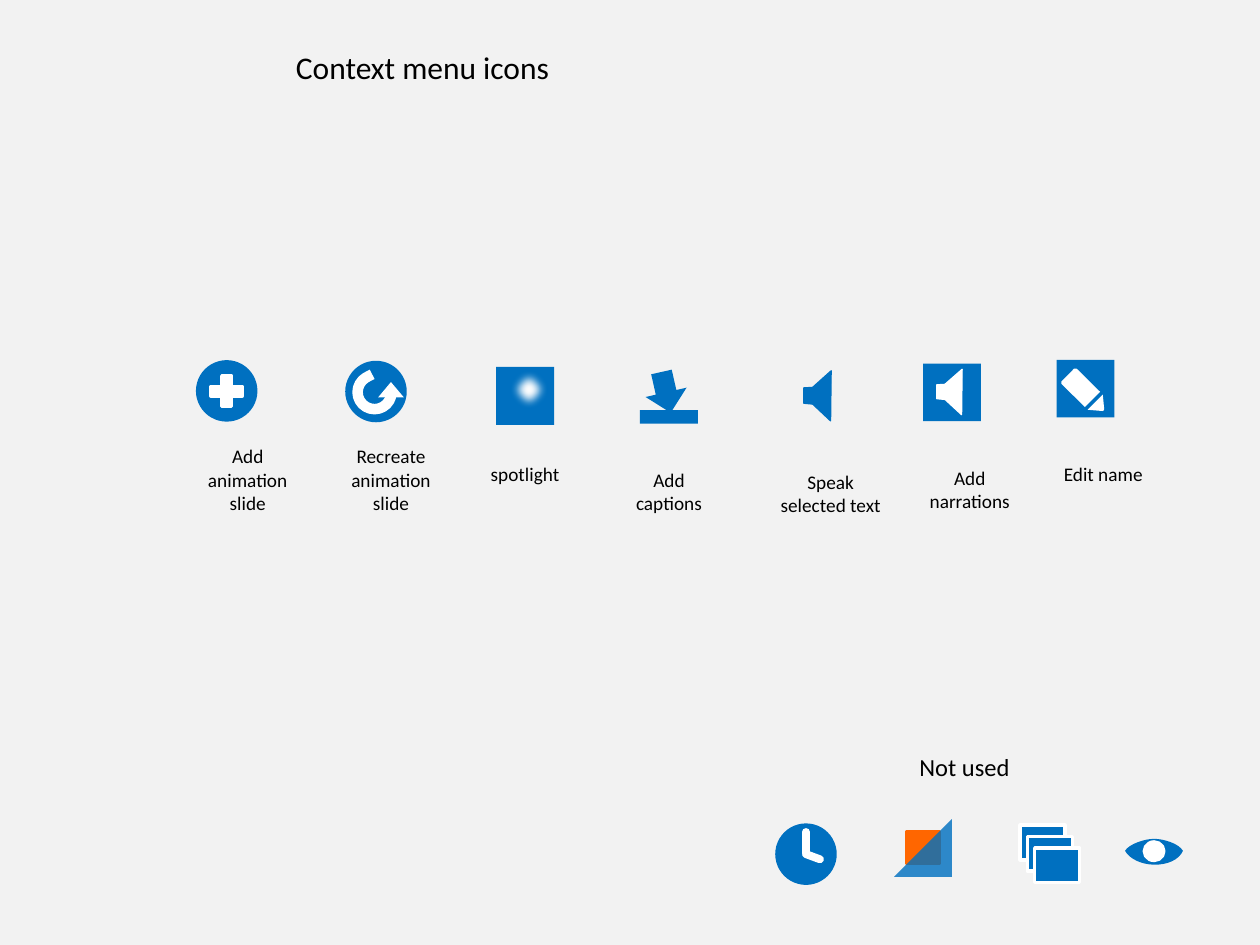
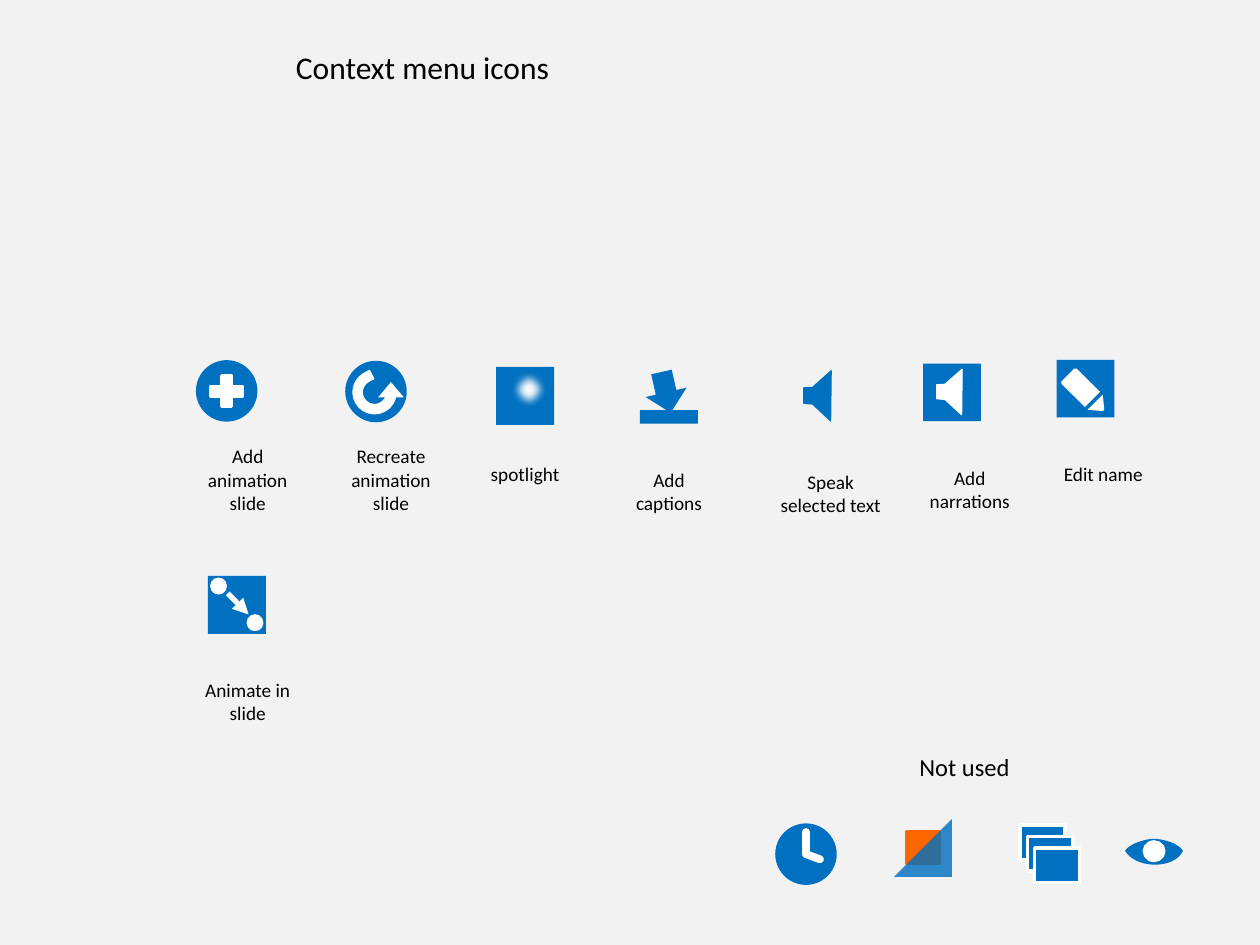
Before and after one commit to PowerPointLabs/PowerPointLabs, a slide deck: slide 2 of doc/Icons.pptx. Drawn at 1260x945 pixels with LibreOffice and Linux fonts; fonts in the diff are those of the drawing. Boxes give left, top, right and bottom in pixels: in the first picture for what was removed or moved away, otherwise in the second. Text is boxed around its words. In the diff, an @@ line names an element or a change of style, - is before the commit and + after.

```diff
--- a/doc/Icons.pptx
+++ b/doc/Icons.pptx
@@ group added at (x1=208, y1=576, x2=266, y2=634): 2 ellipses, 1 rectangle, 1 arrow @@
@@ text added at (x1=205, y1=683, x2=291, y2=720), 11 pt, text #000000 @@
+Animate in slide
```
Also in this commit, not shown: 1 other slide changed.
